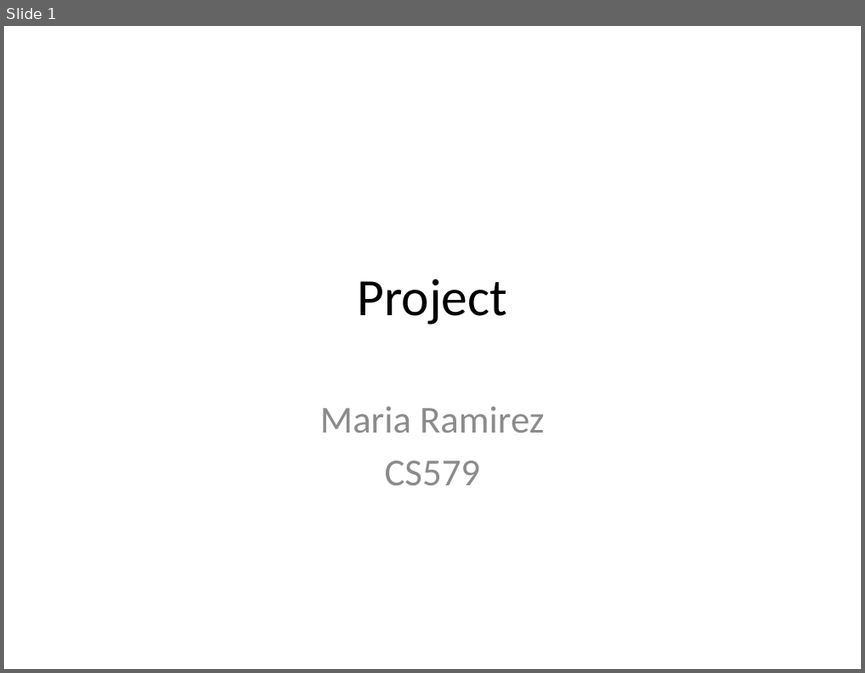
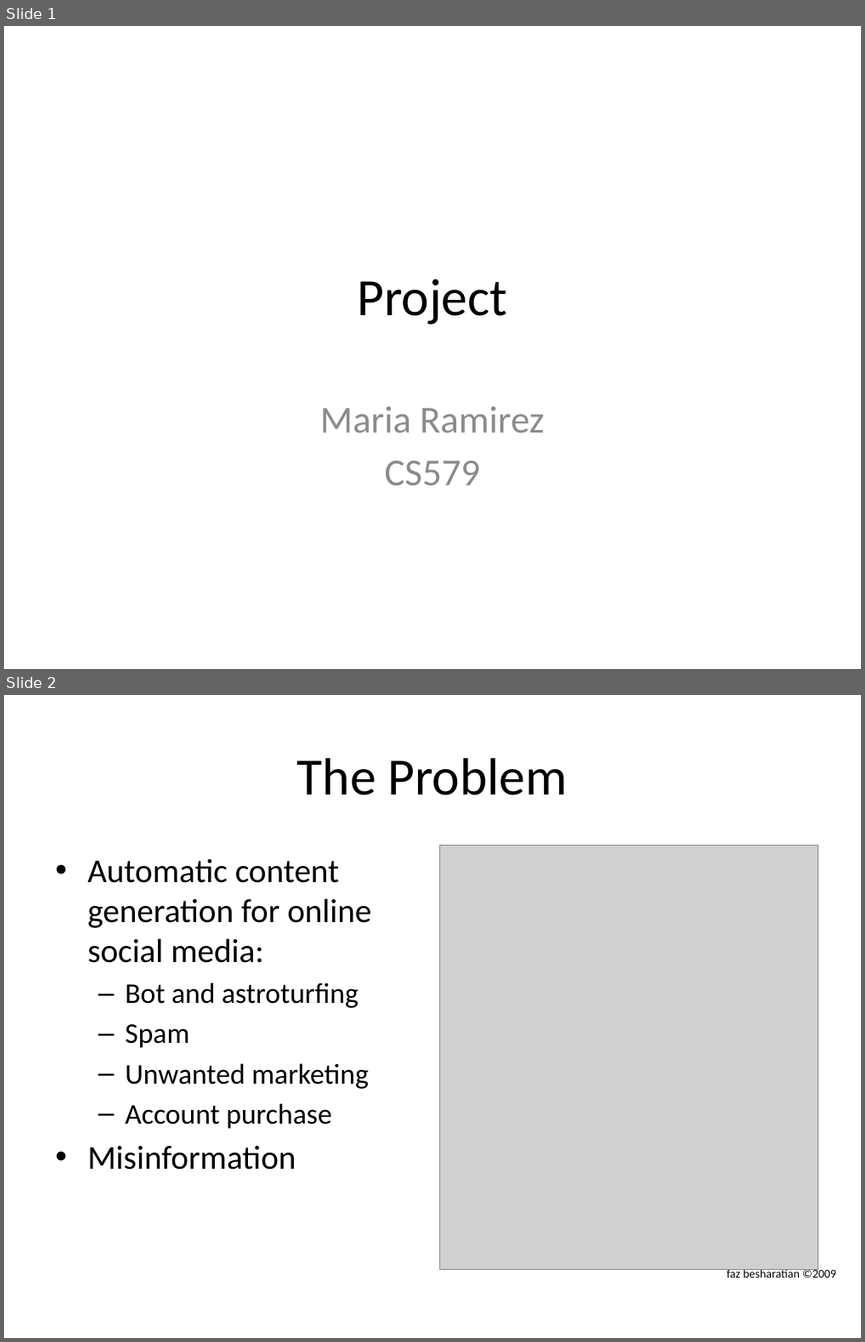
Before and after one commit to mramire8/osna, a slide deck: presentations/proposal.pptx. Shown one above the other, each under a label of ours: slide 1 before the commit, slides 1 and 2 after it. The pictures are 865x673 and 865x1342 pixels, drawn with LibreOffice and Linux fonts; fonts in the diff are those of the drawing; grey boxes stand for pictures. Boxes give left, top, right and bottom in pixels: in the first picture for what was removed or moved away, otherwise in the second. Text is boxed around its words. In the diff, an @@ line names an element or a change of style, - is before the commit and + after.

```diff
--- a/presentations/proposal.pptx
+++ b/presentations/proposal.pptx
@@ slide 2 added at bbox=[4, 695, 861, 1338], background #FFFFFF @@
@@ title added at bbox=[297, 758, 568, 795], 44 pt, text #000000 @@
+The Problem
@@ picture added at bbox=[439, 845, 818, 1269] @@
@@ text added at bbox=[87, 859, 371, 1169], 28 pt, text #000000 @@
+• Automatic content generation for online social media:
+  – Bot and astroturfing
+  – Spam
+  – Unwanted marketing
+  – Account purchase
+• Misinformation
@@ text added at bbox=[726, 1267, 836, 1277], 10 pt, text #000000 @@
+faz besharatian ©2009
```
Also in this commit, not shown: 2 slides changed, 6 other slides added, 3 slides removed, 1 other file.
